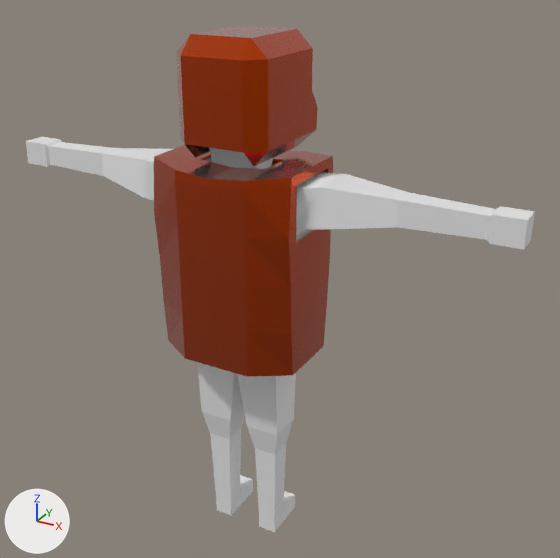
The Blender file Assets/Examples/Models/Character/Character_Armor.blend, before and after one commit.
Before and after are seen from a 50 mm camera at (6.76, -10.96, 11.2) aimed at (0.4, 0.6, 5.42). Arrows for +X, +Y and +Z are at lower left; the lights stay in place.
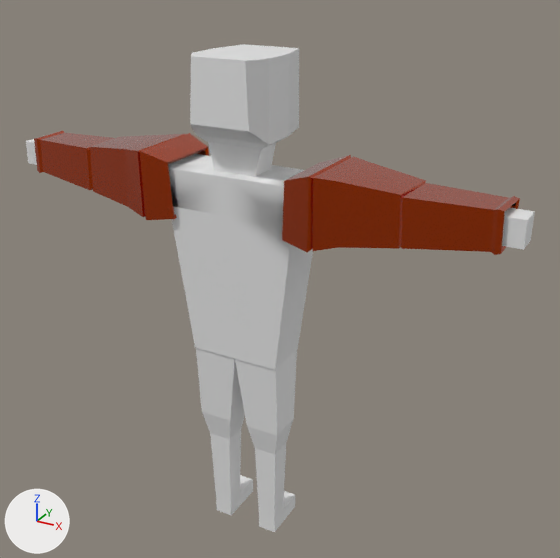
The change, as a list of edits to the scene's bpy script:
```text
Add me_cube_001:
    me_cube_001.from_pydata(...)  # 176 vertices, 176 faces; spans x -4.55..4.55, y -0.71..0.79, z 6.63..7.88
    me_cube_001.materials.append(mat_bronze)  # orange #d84b00
Change ob_cube:
    ob_cube.location: (0.0, 0.0, 9.14) -> (0.0, 0.0, 0.0)
    add ob_cube.hide_viewport = True
Change ob_chest:
    ob_chest.location: (0.0, 0.0, 6.66) -> (0.0, 0.0, 0.0)
    add ob_chest.hide_viewport = True
Add ob_arm:
    ob_arm = bpy.data.objects.new('Arm', me_cube_001)
    ob_arm.location = (0.0, 0.0, 0.0)
```

Changed parts and their boxes (x1, y1, x2, y2) in the pictures (560 x 558 px):
'Chest', hidden
    before: (154, 145, 333, 377)
'Arm', added
    after: (34, 131, 520, 255)
'Cube', hidden
    before: (176, 25, 318, 166)
